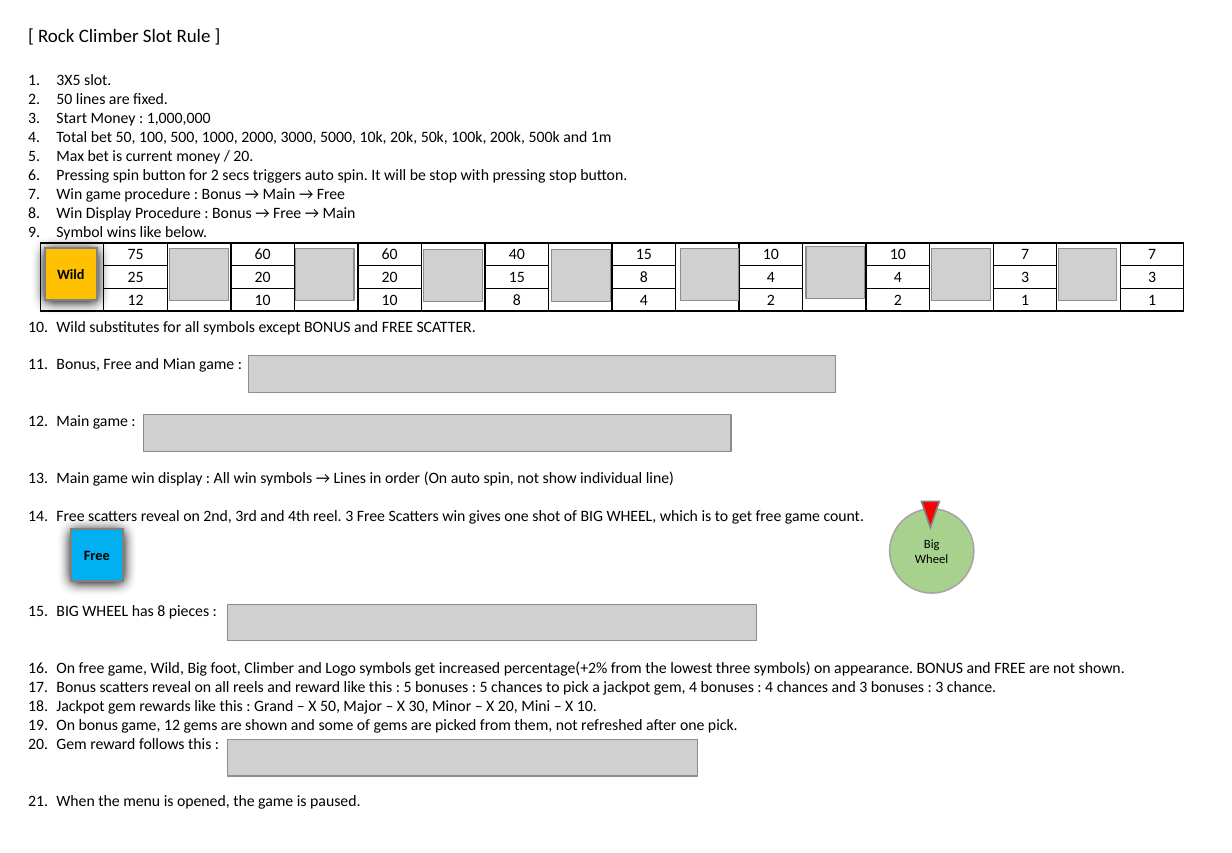
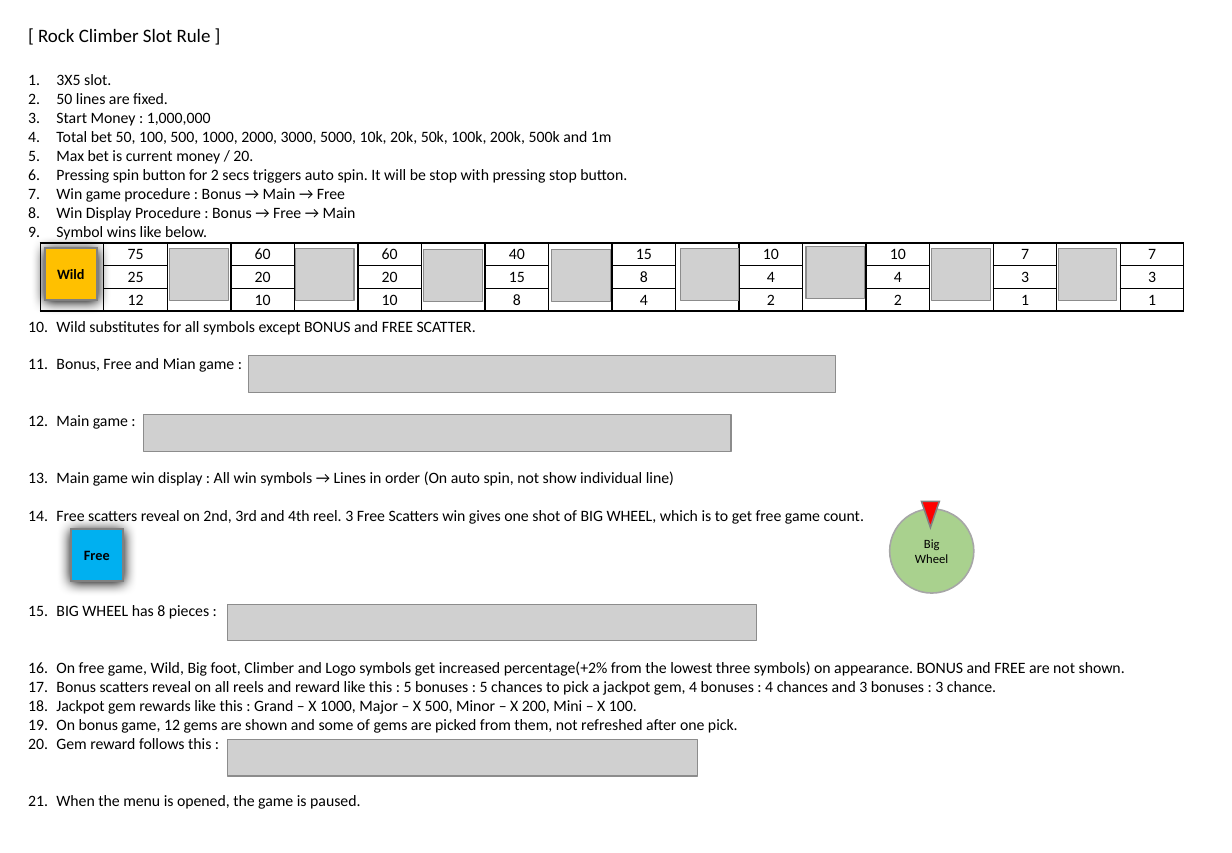
Before and after one commit to SuperVeigar/SlotMachine, a slide deck: slide 2 of 00_Documents/Proposal_RockCLimber.pptx. Drawn at 1232x853 pixels with LibreOffice and Linux fonts; fonts in the diff are those of the drawing; grey boxes stand for pictures. Boxes give left, top, right and bottom in pixels: in the first picture for what was removed or moved away, otherwise in the second. Text is boxed around its words. In the diff, an @@ line names an element or a change of style, - is before the commit and + after.

```diff
--- a/00_Documents/Proposal_RockCLimber.pptx
+++ b/00_Documents/Proposal_RockCLimber.pptx
@@ text at (56, 700, 637, 714): text changed @@
-18. Jackpot gem rewards like this : Grand – X 50, Major – X 30, Minor – X 20, Mini – X 10.
+18. Jackpot gem rewards like this : Grand – X 1000, Major – X 500, Minor – X 200, Mini – X 100.
```
Also in this commit, not shown: 5 other files.
